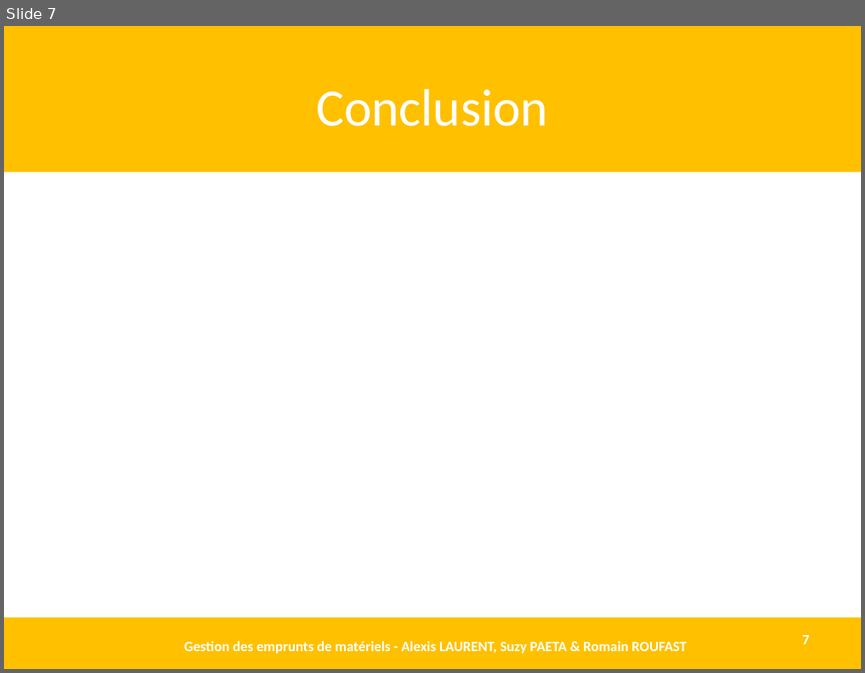
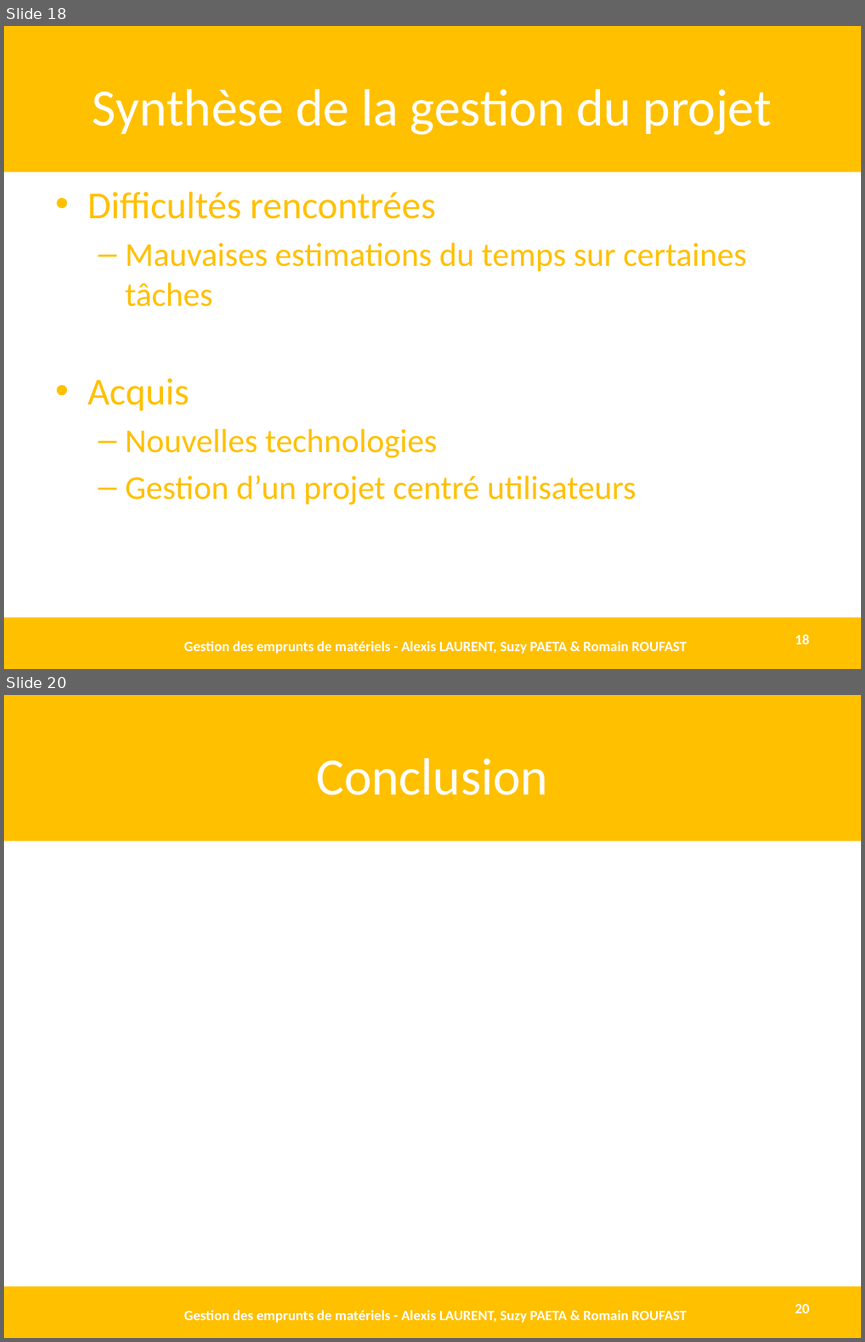
Before and after one commit to AlexisLaurent/Gestion_des_Emprunts, a slide deck: Livrables/D1.3 - DEF.pptx. Shown one above the other, each under a label of ours: slide 7 before the commit, slides 18 and 20 after it; the slides between them are not shown. The pictures are 865x673 and 865x1342 pixels, drawn with LibreOffice and Linux fonts; fonts in the diff are those of the drawing. Boxes give left, top, right and bottom in pixels: in the first picture for what was removed or moved away, otherwise in the second. Text is boxed around its words. In the diff, an @@ line names an element or a change of style, - is before the commit and + after.

```diff
--- a/Livrables/D1.3 - DEF.pptx
+++ b/Livrables/D1.3 - DEF.pptx
@@ slide 18 added at (x1=4, y1=26, x2=861, y2=669), background #FFFFFF @@
@@ rectangle added at (x1=4, y1=26, x2=861, y2=171), fill #FFC000 @@
@@ title added at (x1=92, y1=89, x2=772, y2=135), 44 pt, text #FFFFFF @@
+Synthèse de la gestion du projet
@@ text added at (x1=87, y1=192, x2=746, y2=505), 28 pt, text #FFC000 @@
+• Difficultés rencontrées
+  – Mauvaises estimations du temps sur certaines tâches
+• Acquis
+  – Nouvelles technologies
+  – Gestion d’un projet centré utilisateurs
@@ rectangle added at (x1=4, y1=618, x2=861, y2=669), fill #FFC000 @@
@@ page number added at (x1=794, y1=634, x2=809, y2=644), 12 pt, text #FFFFFF, bold @@
+18
@@ text added at (x1=184, y1=641, x2=687, y2=653), 12 pt, text #FFFFFF, bold @@
+Gestion des emprunts de matériels - Alexis LAURENT, Suzy PAETA & Romain ROUFAST
@@ what was slide 7 is now slide 20 @@
@@ page number at (x1=794, y1=1304, x2=809, y2=1313): text changed @@
-7
+20
```
Also in this commit, not shown: 3 slides changed, 12 other slides added, 1 other file.
